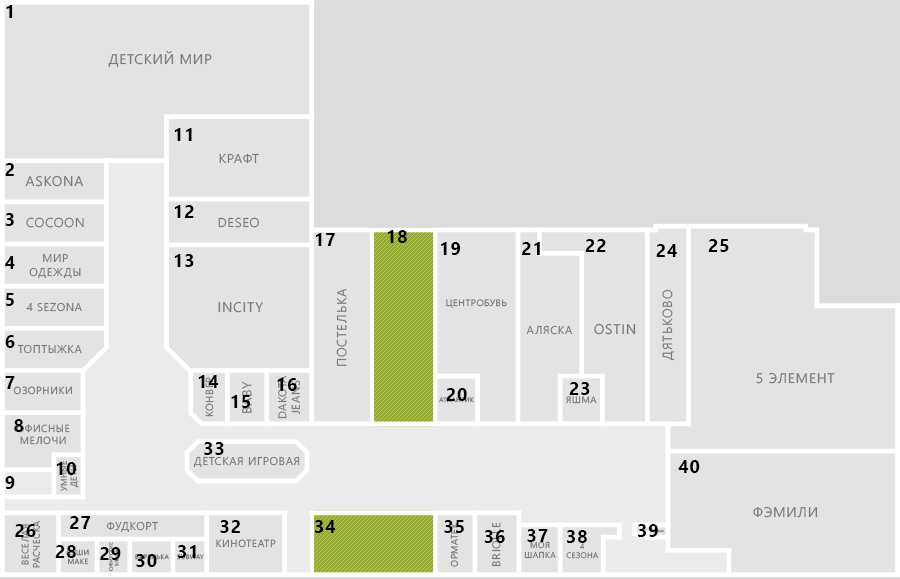
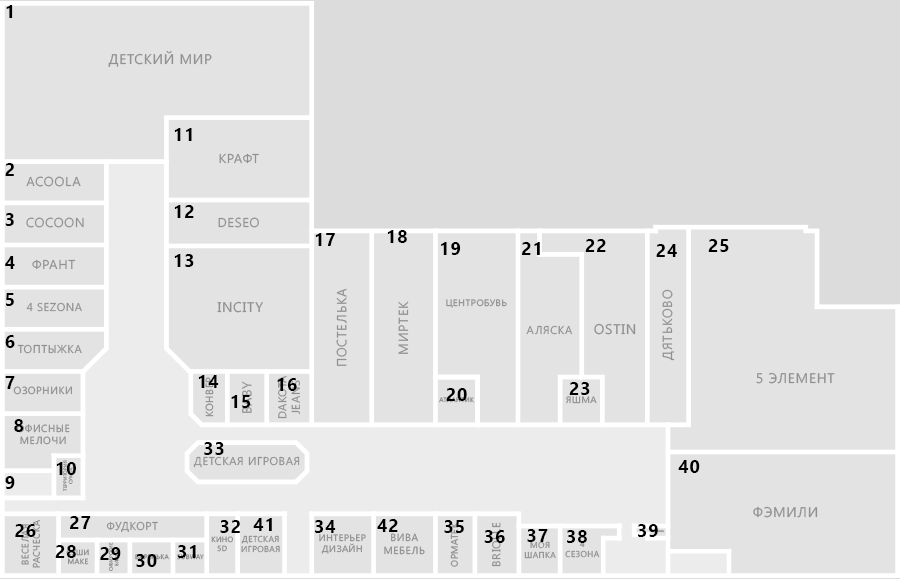
The second w=900, h=579 image is a revision of the first. Changes to its layers:
removed layer "Мир одежды" from group "ковер" over bbox(29, 253, 81, 279)
removed layer "Офисные мелочи" from group "ковер" over bbox(17, 424, 70, 444)
removed layer "Детский мир" from group "ковер" over bbox(108, 51, 212, 67)
removed group "group" (86 layers) from group "ковер" over bbox(0, 0, 900, 574)
removed layer "Прямоугольник 51 копия 40" from group "group" over bbox(200, 421, 687, 427)
removed layer "Прямоугольник 51 копия 76" from group "group" over bbox(515, 227, 521, 427)
removed layer "Прямоугольник 51 копия 39" from group "group" over bbox(309, 510, 520, 516)
removed layer "Прямоугольник 51 копия 24" from group "group" over bbox(4, 510, 288, 516)
removed layer "Прямоугольник 51 копия 85" from group "group" over bbox(309, 227, 659, 233)
removed layer "Прямоугольник 51 копия 60" from group "group" over bbox(895, 303, 900, 573)
removed layer "Прямоугольник 51 копия 5" from group "group" over bbox(665, 448, 896, 454)
removed layer "Прямоугольник 51 копия 4" from group "group" over bbox(4, 572, 896, 574)
removed layer "Прямоугольник 51 копия" from group "group" over bbox(0, 0, 314, 5)
removed layer "Прямоугольник 51 копия 2" from group "group" over bbox(309, 0, 314, 427)
removed layer "Прямоугольник 51" from group "group" over bbox(0, 0, 5, 573)
removed layer "layer2" from group "ковер" over bbox(309, 510, 438, 574)
removed layer "layer3" from group "ковер" over bbox(369, 227, 438, 427)
removed layer "Прямоугольник 94" from group "ковер" over bbox(4, 467, 57, 500)
removed layer "layer8" from group "ковер" over bbox(4, 158, 727, 574)
removed layer "bg" (1st of 2, in "ковер") from group "ковер" over bbox(0, 0, 900, 574)
added layer "Слой 1" (60%) in group "ковер" over bbox(13, 51, 835, 571)
added layer "Слой 3" in group "ковер" over bbox(0, 4, 900, 578)
added layer "Слой 2" in group "ковер" over bbox(0, 4, 900, 578)
…and 109 more changes (2 added, 107 removed)
